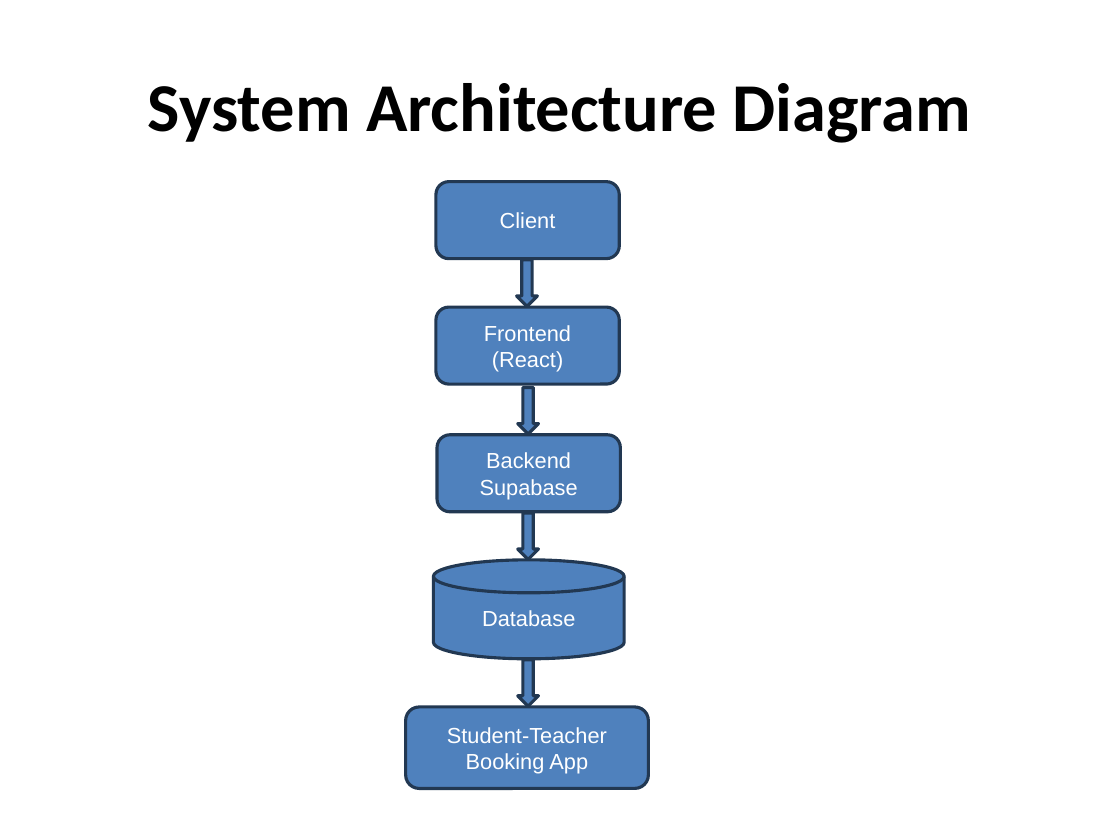
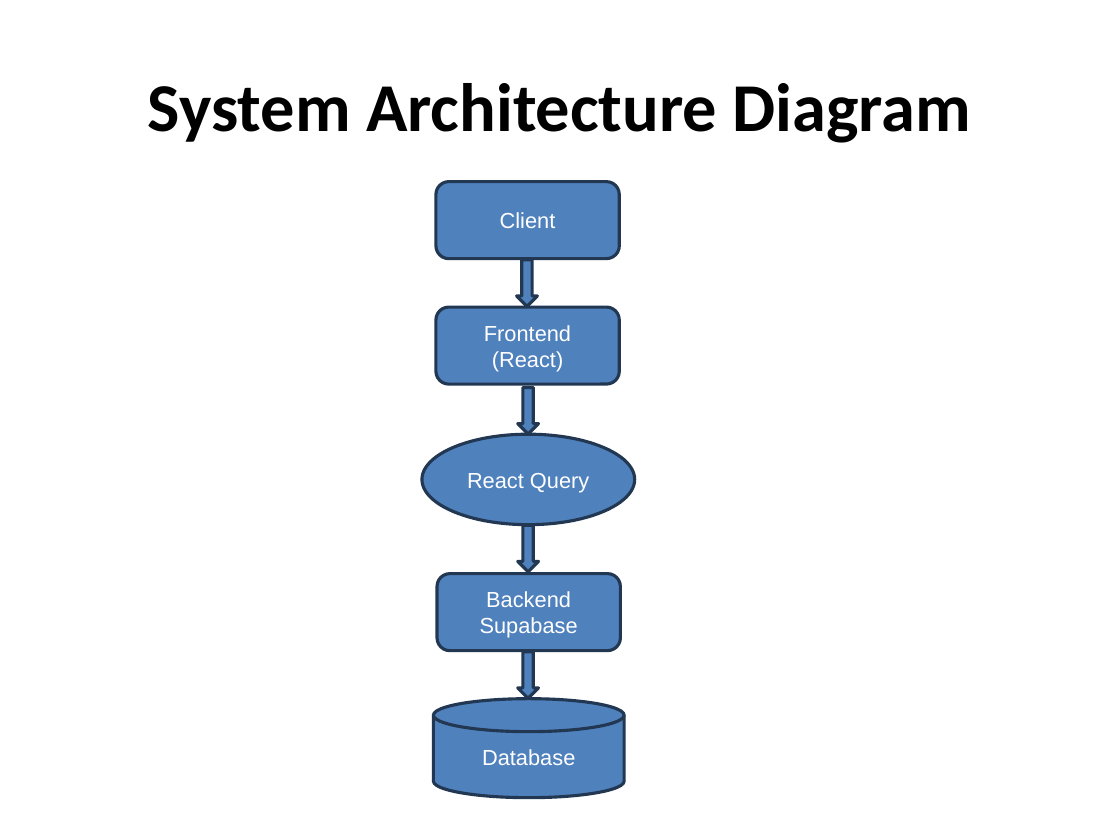
Before and after one commit to RamandeepChamba/student-teacher-booking, a slide deck: slide 33 of readme.pptx. Drawn at 1120x840 pixels with LibreOffice and Linux fonts; fonts in the diff are those of the drawing. Boxes give left, top, right and bottom in pixels: in the first picture for what was removed or moved away, otherwise in the second. Text is boxed around its words. In the diff, an @@ line names an element or a change of style, - is before the commit and + after.

Commit message:
updated doc ppt

```diff
--- a/readme.pptx
+++ b/readme.pptx
@@ ellipse added at (422, 435, 635, 525), fill #4F81BD, outline #233953 2 pt, 14 pt, text #FFFFFF @@
+React Query
@@ down arrow: place and size @@
-down arrow at (517, 660, 539, 706)
+down arrow at (517, 525, 539, 571)
@@ 1 rounded rectangle, 1 cylinder, 1 down arrow: place and size @@
-1 rounded rectangle, 1 cylinder, 1 down arrow at (433, 435, 624, 659)
+1 rounded rectangle, 1 cylinder, 1 down arrow at (433, 573, 624, 797)
@@ rounded rectangle removed at (405, 707, 648, 788) @@
-Student-Teacher Booking App
```
